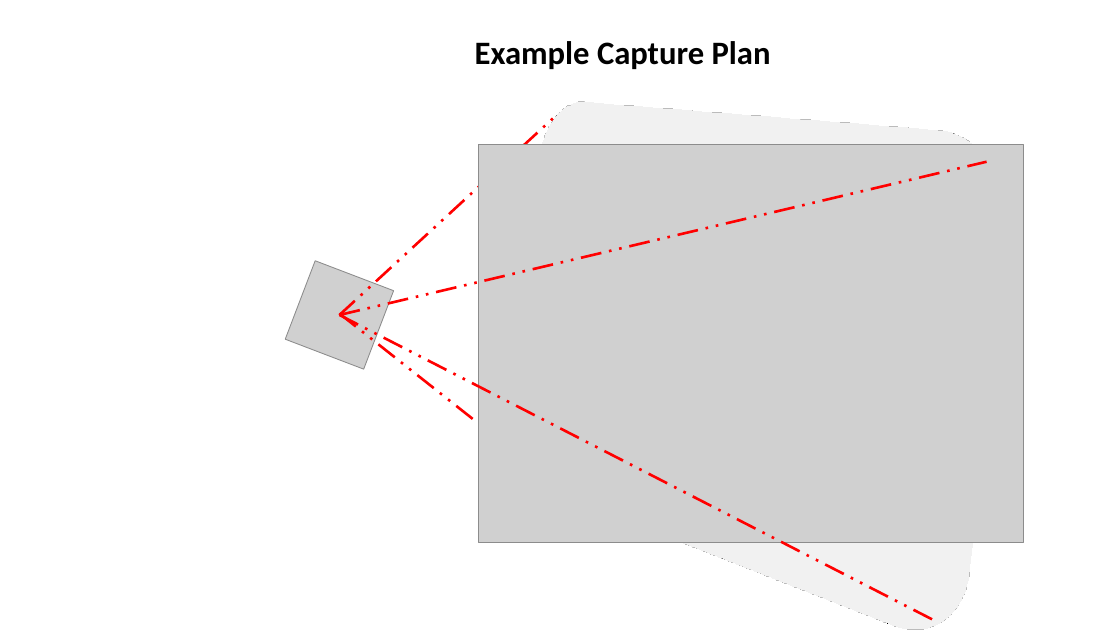
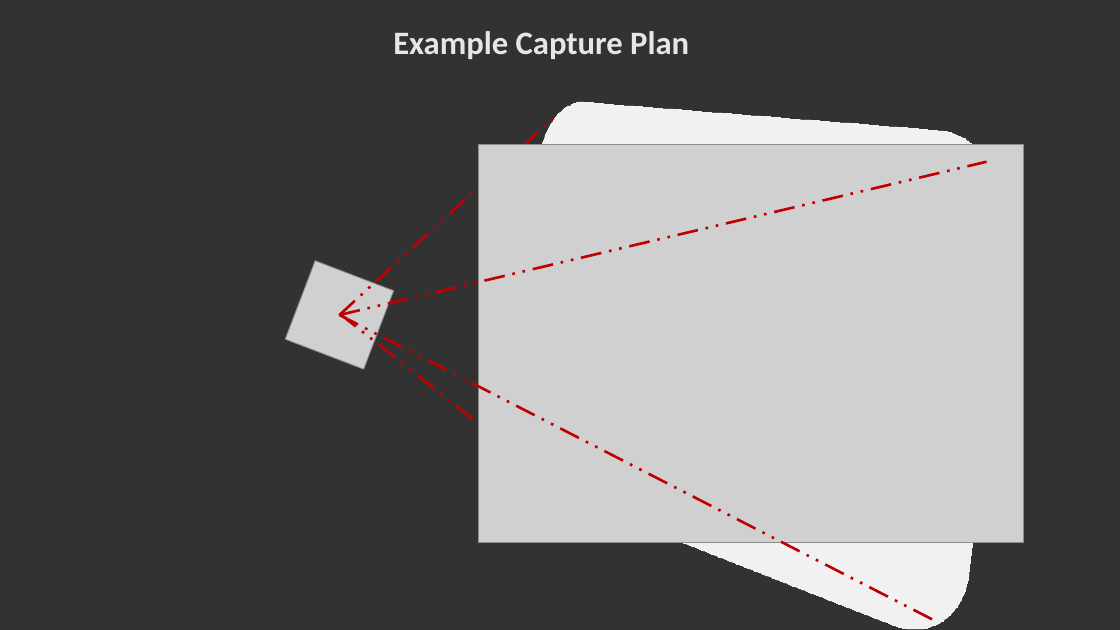
Before and after one commit to Kwintonium/efovee, a slide deck: slide 7 of images/designs.pptx. Drawn at 1120x630 pixels with LibreOffice and Linux fonts; fonts in the diff are those of the drawing; grey boxes stand for pictures; background and template pictures are left out. Boxes give left, top, right and bottom in pixels: in the first picture for what was removed or moved away, otherwise in the second. Text is boxed around its words. In the diff, an @@ line names an element or a change of style, - is before the commit and + after.

```diff
--- a/images/designs.pptx
+++ b/images/designs.pptx
@@ rectangle added at [0, 0, 1120, 630], fill #323232, outline #323232 1 pt @@
@@ text "Example Capture Plan": place and size @@
-text "Example Capture Plan" at [475, 41, 771, 69]
+text "Example Capture Plan" at [393, 31, 689, 59]
@@ text "Example Capture Plan" at [393, 31, 689, 59]: text colour #000000 to #E7E6E6 @@
@@ line (339, 315) - (557, 114): stroke #FF0000 2.25 pt dashed to #C00000 2.25 pt dashed @@
@@ line (339, 315) - (987, 162): stroke #FF0000 2.25 pt dashed to #C00000 2.25 pt dashed @@
@@ line (339, 313) - (541, 473): stroke #FF0000 2.25 pt dashed to #C00000 2.25 pt dashed @@
@@ line (339, 315) - (936, 622): stroke #FF0000 2.25 pt dashed to #C00000 2.25 pt dashed @@
```
Also in this commit, not shown: 2 other slides changed, 5 other files.
